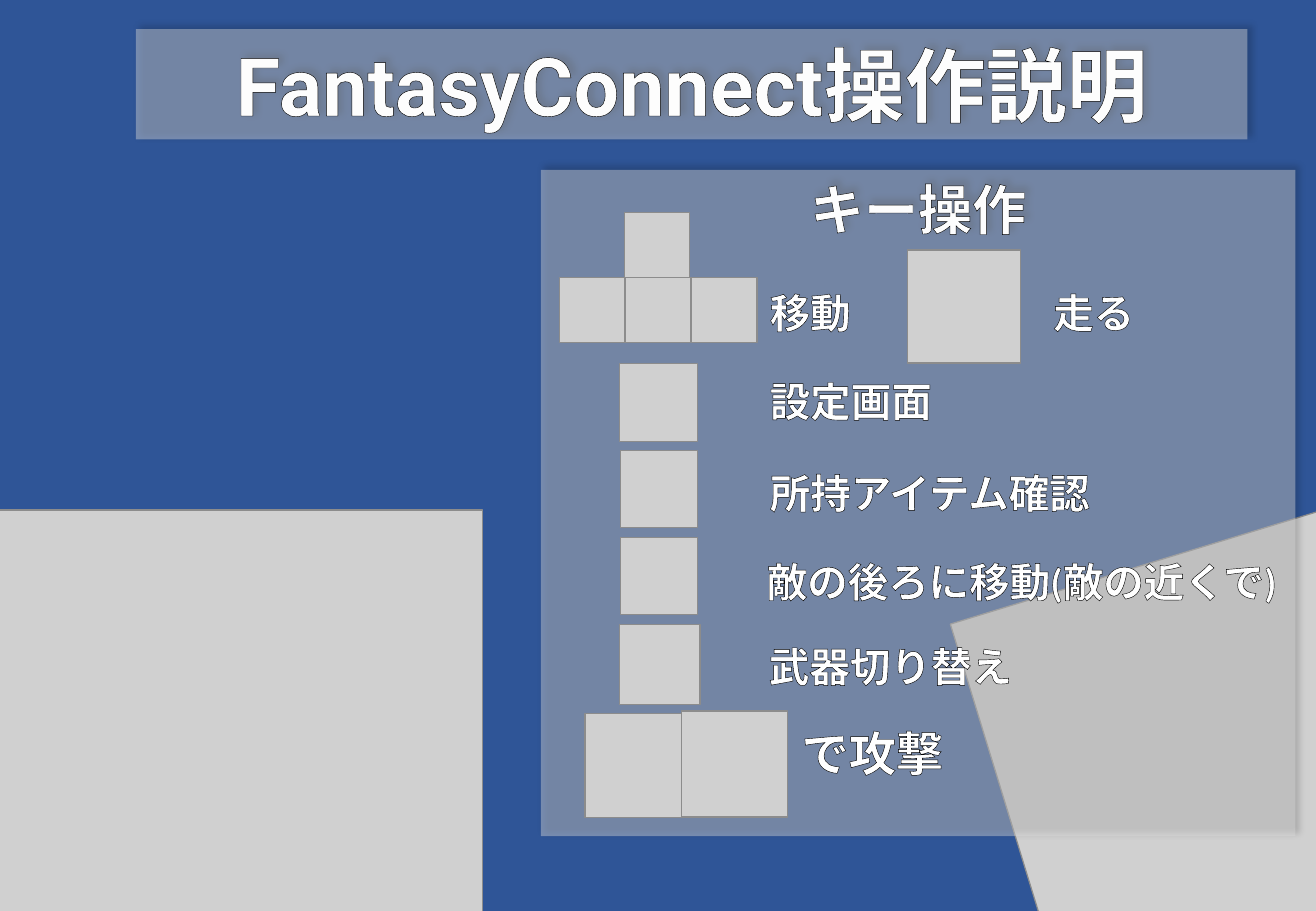
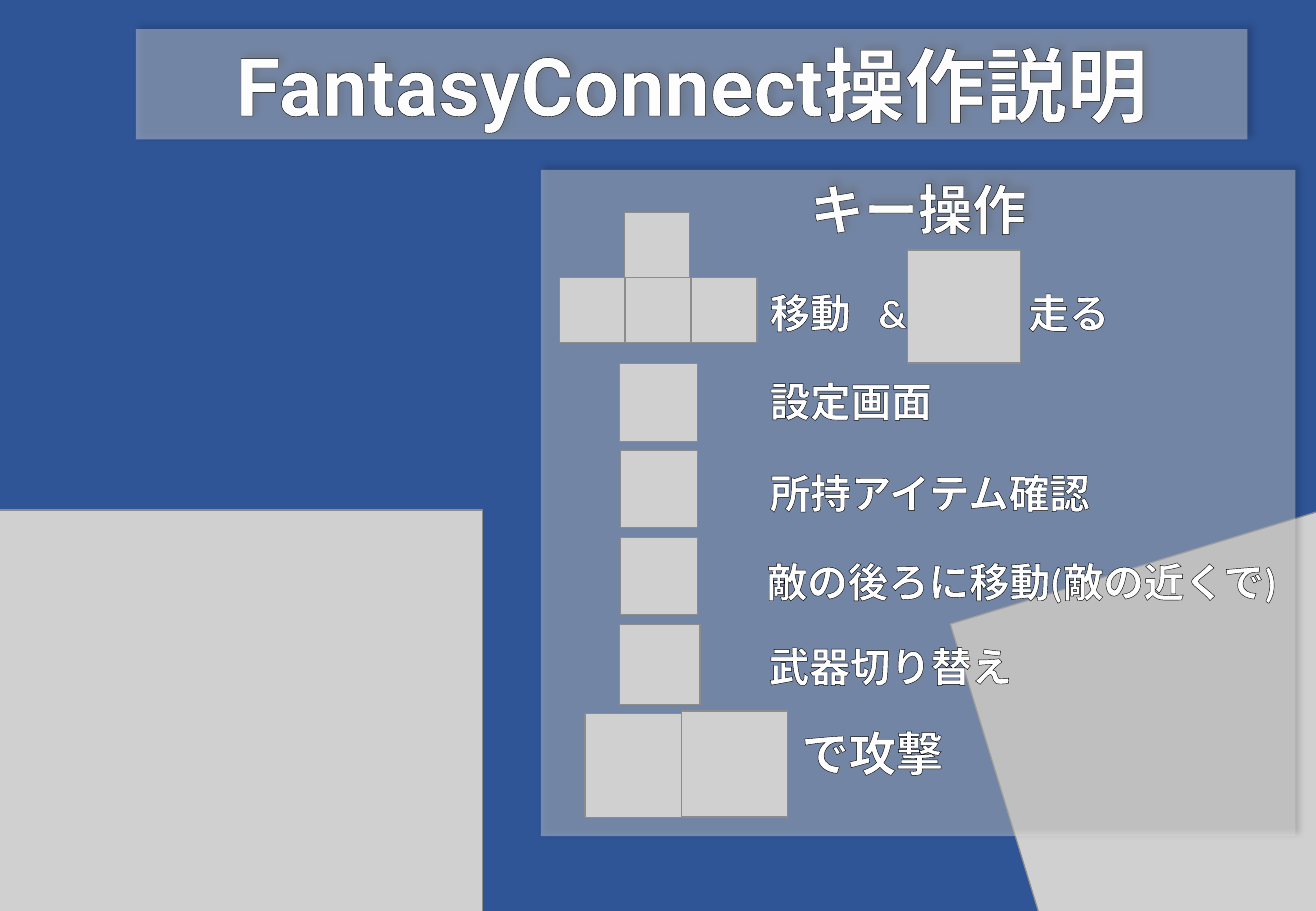
Before and after one commit to chogeru/FantasyConnectProject, a slide deck: slide 1 of デザイン展用操作説明書.pptx. Drawn at 1316x911 pixels with LibreOffice and Linux fonts; fonts in the diff are those of the drawing; grey boxes stand for pictures; background and template pictures are left out. Boxes give left, top, right and bottom in pixels: in the first picture for what was removed or moved away, otherwise in the second. Text is boxed around its words. In the diff, an @@ line names an element or a change of style, - is before the commit and + after.

```diff
--- a/デザイン展用操作説明書.pptx
+++ b/デザイン展用操作説明書.pptx
@@ text at (770, 293, 1109, 332): text changed @@
-移動 走る
+移動 & 走る
```
Also in this commit, not shown: 9 other files.
